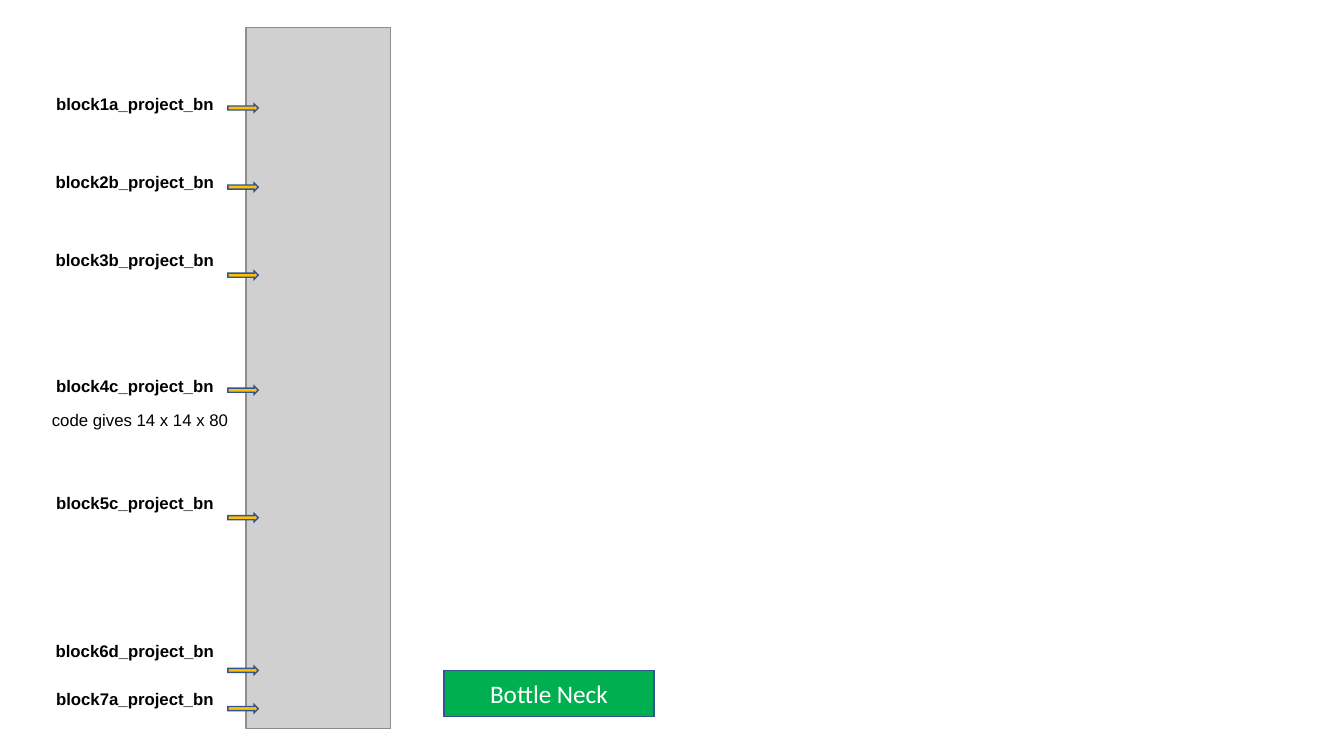
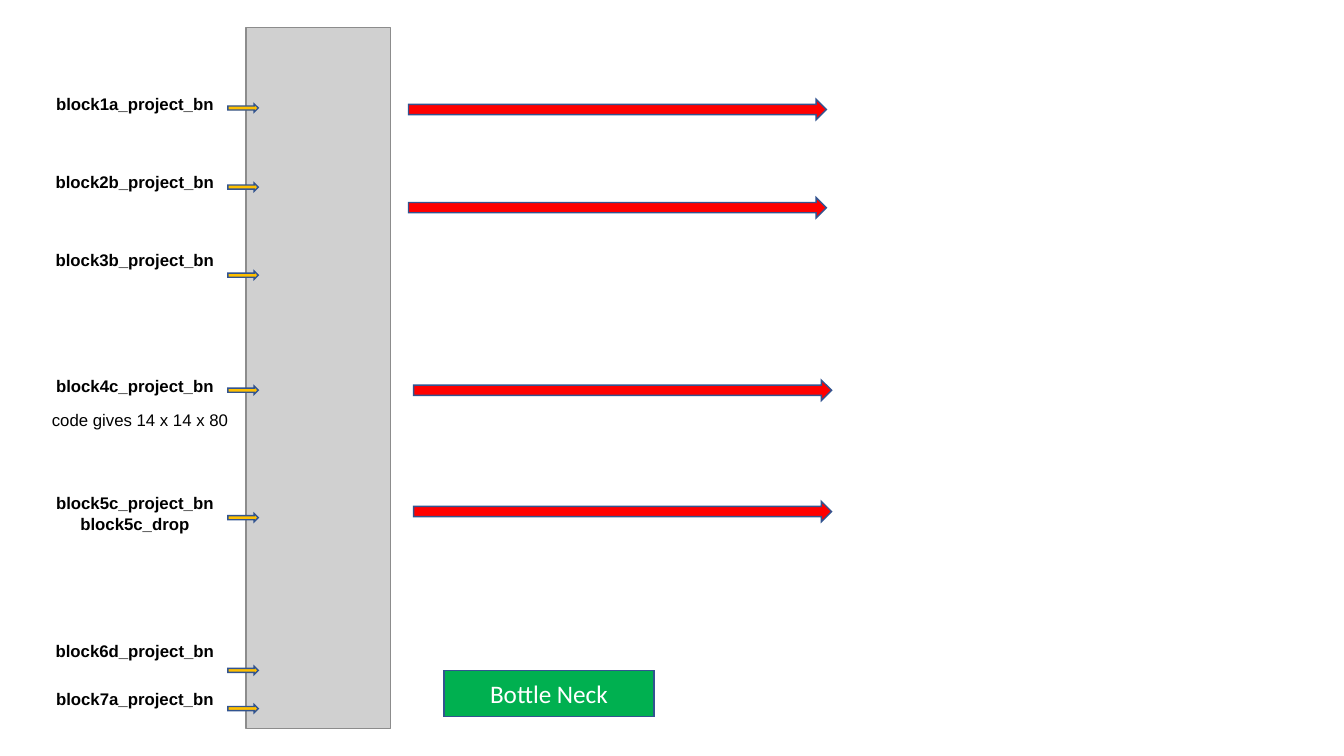
Before and after one commit to he44/EfficientNet-UNet, a slide deck: slide 2 of figs/efficientnet_visualization.pptx. Drawn at 1344x756 pixels with LibreOffice and Linux fonts; fonts in the diff are those of the drawing; grey boxes stand for pictures. Boxes give left, top, right and bottom in pixels: in the first picture for what was removed or moved away, otherwise in the second. Text is boxed around its words. In the diff, an @@ line names an element or a change of style, - is before the commit and + after.

```diff
--- a/figs/efficientnet_visualization.pptx
+++ b/figs/efficientnet_visualization.pptx
@@ right arrow added at bbox=[408, 100, 827, 120], fill #FF0000, outline #325491 1 pt @@
@@ right arrow added at bbox=[408, 198, 827, 218], fill #FF0000, outline #325491 1 pt @@
@@ right arrow added at bbox=[413, 380, 832, 400], fill #FF0000, outline #325491 1 pt @@
@@ right arrow added at bbox=[413, 501, 832, 521], fill #FF0000, outline #325491 1 pt @@
@@ text at bbox=[80, 518, 189, 534]: paragraph added @@
+block5c_drop
```
Also in this commit, not shown: 29 other files.
